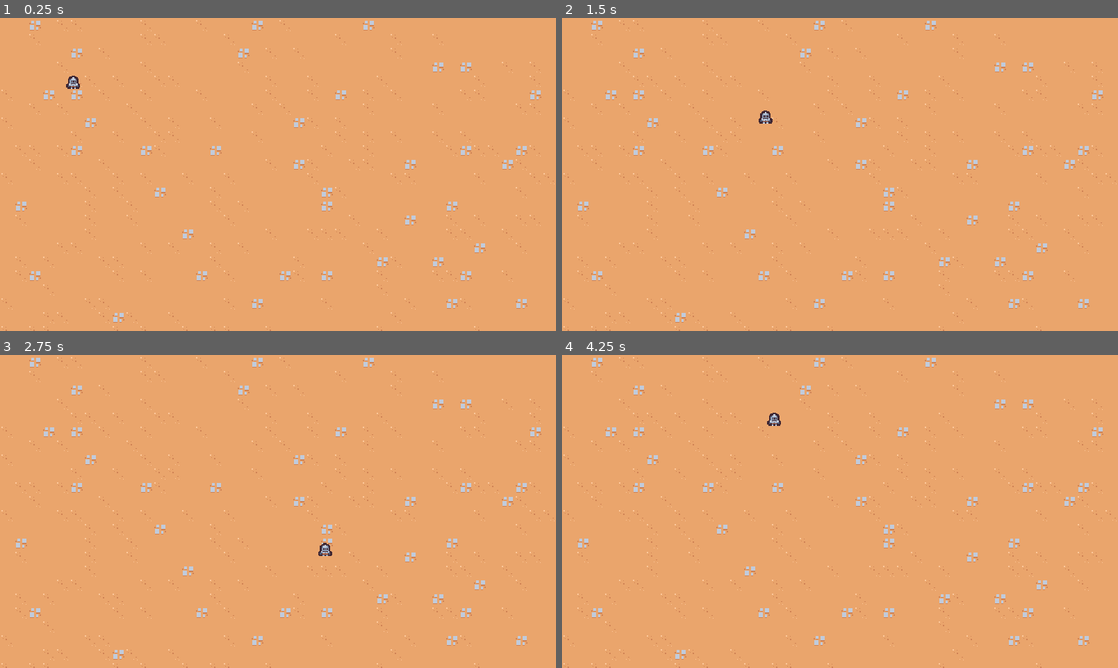
Above: before the commit, frames 1-4 (two rows, left to right).
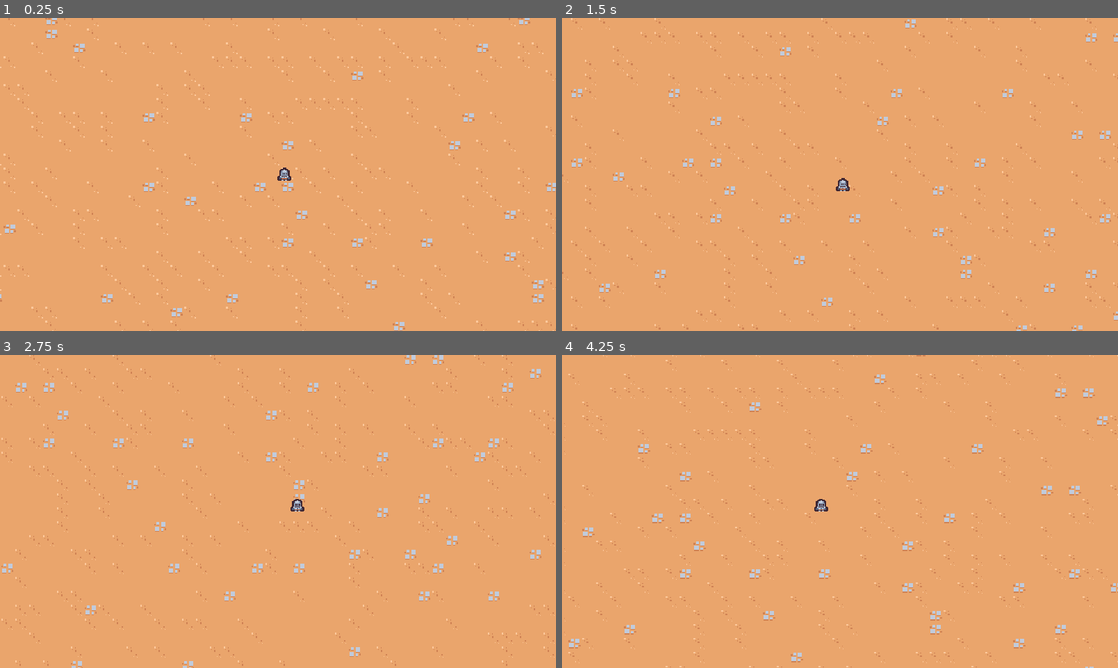
Above: after the commit, the same moments.

Repository: chatton/2DSurvivorGame
Game: Godot game, scene res://scenes/main/main.tscn
Same seed, same stepped clock (60 frames per second), same inputs: the game is played once before the commit and once after it.
Inputs:
- Up to frame 1 (0.25 s): no input
- Up to frame 2 (1.5 s): hold Right (move_right) 0.53-1.28 s; hold S (move_down) from 1.28 s (still down)
- Up to frame 3 (2.75 s): release S (move_down) at 2.03 s; hold Right (move_right) from 2.03 s (still down)
- Up to frame 4 (4.25 s): release Right (move_right) at 2.78 s; hold W (move_up) 2.78-3.53 s; hold A (move_left) from 3.53 s (still down)

The runs differ from the first frame. In frame 1, 4.8% of the frame differs, in the area x 0-100%, y 0-100%; in frame 2, 4.7%; in frame 3, 4.6%; in frame 4, 4.7%.

Commit message:
adding main camera which follows player

Diff:
--- /dev/null
+++ b/scenes/game_camera/game_camera.gd
@@ -0,0 +1,19 @@
+extends Camera2D
+
+# Called when the node enters the scene tree for the first time.
+func _ready():
+	# make this camera the current one.
+	make_current()
+
+
+# Called every frame. 'delta' is the elapsed time since the previous frame.
+func _process(delta):
+	var target: Vector2 = acquire_target()
+	global_position = global_position.lerp(target, 1.0 - exp(-delta * 10))
+
+func acquire_target() -> Vector2:
+	var player_nodes: Array[Node] = get_tree().get_nodes_in_group("player")
+	if player_nodes.size() > 0:
+		var player: Node2D = player_nodes[0] as Node2D
+		return player.global_position
+	return Vector2.ZERO
--- /dev/null
+++ b/scenes/game_camera/game_camera.tscn
@@ -0,0 +1,6 @@
+[gd_scene load_steps=2 format=3 uid="uid://cbd16vm3qvk0h"]
+
+[ext_resource type="Script" path="res://scenes/game_camera/game_camera.gd" id="1_ate5r"]
+
+[node name="GameCamera" type="Camera2D"]
+script = ExtResource("1_ate5r")
--- a/scenes/main/main.tscn
+++ b/scenes/main/main.tscn
@@ -1,9 +1,12 @@
-[gd_scene load_steps=3 format=3 uid="uid://5wtbor7n6dva"]
+[gd_scene load_steps=4 format=3 uid="uid://5wtbor7n6dva"]
 
 [ext_resource type="TileSet" uid="uid://dgqear0w3jsd5" path="res://resources/tileset.tres" id="1_10a65"]
+[ext_resource type="PackedScene" uid="uid://cbd16vm3qvk0h" path="res://scenes/game_camera/game_camera.tscn" id="1_d3fj6"]
 [ext_resource type="PackedScene" uid="uid://b2x5akuaqvvwi" path="res://scenes/player/player.tscn" id="1_i5omf"]
 
 [node name="Main" type="Node"]
+
+[node name="GameCamera" parent="." instance=ExtResource("1_d3fj6")]
 
 [node name="TileMap" type="TileMap" parent="."]
 tile_set = ExtResource("1_10a65")
--- a/scenes/player/player.gd
+++ b/scenes/player/player.gd
@@ -9,13 +9,13 @@
 
 # Called every frame. 'delta' is the elapsed time since the previous frame.
 func _process(delta):
-	var movement_vector = get_movement_vector()
-	var direction = movement_vector.normalized()
+	var movement_vector: Vector2 = get_movement_vector()
+	var direction: Vector2 = movement_vector.normalized()
 	velocity = direction * MAX_SPEED
 	move_and_slide()
 
 
 func get_movement_vector():
-	var x_movement = Input.get_action_strength("move_right") - Input.get_action_strength("move_left")
-	var y_movement = Input.get_action_strength("move_down") - Input.get_action_strength("move_up")
+	var x_movement: float = Input.get_action_strength("move_right") - Input.get_action_strength("move_left")
+	var y_movement: float = Input.get_action_strength("move_down") - Input.get_action_strength("move_up")
 	return Vector2(x_movement, y_movement)
--- a/scenes/player/player.tscn
+++ b/scenes/player/player.tscn
@@ -6,7 +6,7 @@
 [sub_resource type="CircleShape2D" id="CircleShape2D_sss17"]
 radius = 5.0
 
-[node name="Player" type="CharacterBody2D"]
+[node name="Player" type="CharacterBody2D" groups=["player"]]
 script = ExtResource("1_e7ikc")
 
 [node name="Sprite2D" type="Sprite2D" parent="."]
